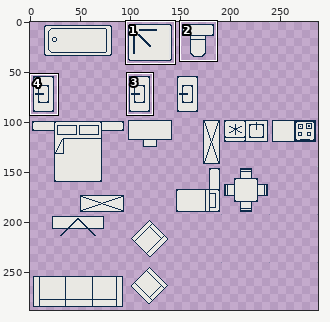
Pixel-art file -- Assets/Sprites/ase/furnitureTileset-sibtech.aseprite. Above, an overview of the earlier version with the close-up marked.
Close-up. First the earlier version:
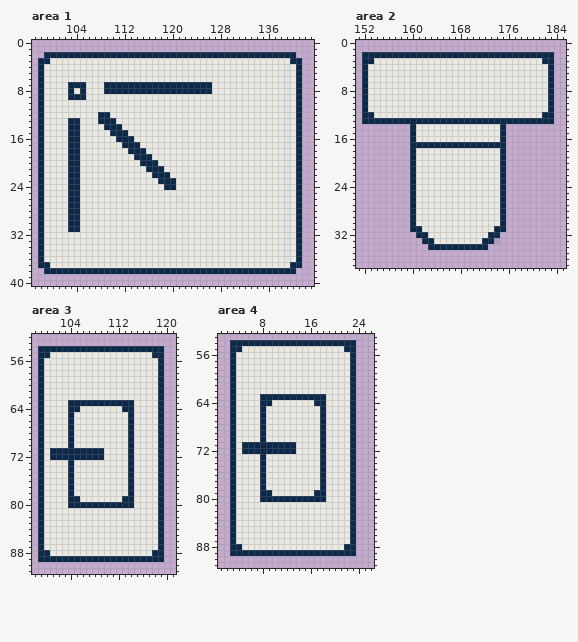
288x288 pixels, 1 frame. Pixels under 10% opacity are left out. Colours within 5 levels of each other are drawn and written as one. Shown: area 1: x 97..143, y 0..40; area 2: x 151..185, y 0..37; area 3: x 98..121, y 52..91; area 4: x 1..26, y 53..91. The commit also changed other parts of the picture, which this record leaves out.
New version:
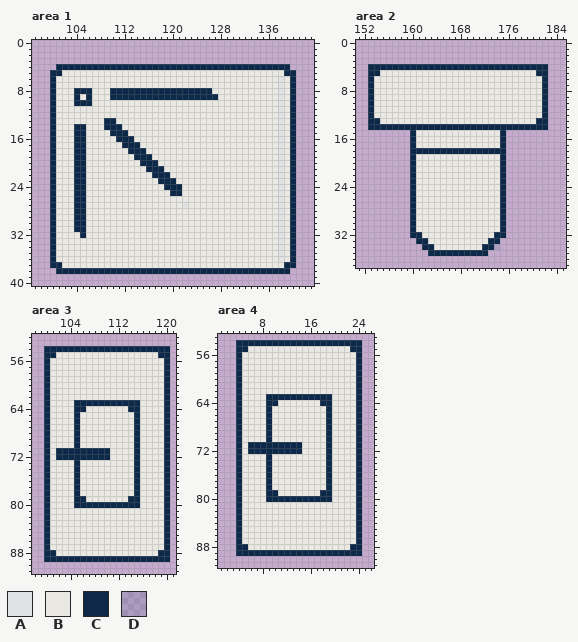
Palette (. is transparent): A #e1e2e3  B #e9e8e3  C #0c2949  D #3e5a802e
Edits made:
Area 1:
y 2: x 99..140 CCCCCCCCCCCCCCCCCCCCCCCCCCCCCCCCCCCCCCCCCC -> ..........................................
y 3: x 98..141 CCBBBBBBBBBBBBBBBBBBBBBBBBBBBBBBBBBBBBBBBBCC -> ............................................
y 4: x 98..141 CBBBBBBBBBBBBBBBBBBBBBBBBBBBBBBBBBBBBBBBBABC -> ...CCCCCCCCCCCCCCCCCCCCCCCCCCCCCCCCCCCCCCC..
y 5: x 98..101 CBBB -> ..CC; x 139..141 ABC -> CC.
y 6: x 98..100 CBB -> ..C; x 138..141 BABC -> ABC.
y 7: x 98..100 CBB -> ..C; x 103..105 CCC -> BBB; x 109..126 CCCCCCCCCCCCCCCCCC -> BBBBBBBBBBBBBBBBBB; x 138..141 BABC -> ABC.
y 8: x 98..100 CBB -> ..C; x 103..104 CB -> BC; x 106 B -> C; x 109 C -> B; x 138..141 BABC -> ABC.
y 9: x 98..100 CBB -> ..C; x 103 C -> B; x 105..106 CB -> BC; x 110..127 BBBBBBBBBBBBBBBBBB -> CCCCCCCCCCCCCCCCCC; x 138..141 BABC -> ABC.
y 10: x 98..100 CBB -> ..C; x 104..106 BBB -> CCC; x 138..141 BABC -> ABC.
y 11: x 98..100 CBB -> ..C; x 138..141 BABC -> ABC.
y 12: x 98..100 CBB -> ..C; x 108..109 CC -> BB; x 138..141 BABC -> ABC.
y 13: x 98..100 CBB -> ..C; x 103..104 CC -> BB; x 108 C -> B; x 138..141 BABC -> ABC.
y 14..23: x 98..100 CBB -> ..C; x 103 C -> B; x 105 B -> C; x 138..141 BABC -> ABC.
y 24: x 98..100 CBB -> ..C; x 103 C -> B; x 105 B -> C; x 121 B -> C; x 138..141 BABC -> ABC.
y 25: x 98..100 CBB -> ..C; x 103 C -> B; x 105 B -> C; x 120..121 BB -> CC; x 138..141 BABC -> ABC.
y 26: x 98..100 CBB -> ..C; x 103 C -> B; x 105 B -> C; x 121 A -> B; x 138..141 BABC -> ABC.
y 27: x 98..100 CBB -> ..C; x 103 C -> B; x 105 B -> C; x 122 B -> A; x 138..141 BABC -> ABC.
y 28..31: x 98..100 CBB -> ..C; x 103 C -> B; x 105 B -> C; x 138..141 BABC -> ABC.
y 32: x 98..100 CBB -> ..C; x 105 B -> C; x 138..141 BABC -> ABC.
y 33..36: x 98..100 CBB -> ..C; x 138..141 BABC -> ABC.
y 37: x 98..101 CCBB -> ..CC; x 139 B -> C; x 141 C -> .
y 38: x 99..100 CC -> ..; x 140 C -> .
Area 2:
y 2: x 152..183 CCCCCCCCCCCCCCCCCCCCCCCCCCCCCCCC -> ................................
y 3: x 152..183 CCBBBBBBBBBBBBBBBBBBBBBBBBBBBBCC -> ................................
y 4: x 152..183 CBBBBBBBBBBBBBBBBBBBBBBBBBBBBBBC -> .CCCCCCCCCCCCCCCCCCCCCCCCCCCCCC.
y 5: x 152..154 CBB -> .CC; x 181..183 BBC -> CC.
y 6..11: x 152..153 CB -> .C; x 182..183 BC -> C.
y 12: x 152 C -> .; x 183 C -> .
y 13: x 152 C -> .; x 155..180 CCCCCCCCCCCCCCCCCCCCCCCCCC -> BBBBBBBBBBBBBBBBBBBBBBBBBB; x 183 C -> .
y 14: x 153..159 ....... -> CCCCCCC; x 161..174 BBBBBBBBBBBBBB -> CCCCCCCCCCCCCC; x 176..182 ....... -> CCCCCCC
y 17: x 161..174 CCCCCCCCCCCCCC -> BBBBBBBBBBBBBB
y 18: x 161..174 BBBBBBBBBBBBBB -> CCCCCCCCCCCCCC
y 31: x 161 C -> B; x 174 C -> B
y 32: x 160 . -> C; x 162 C -> B; x 173 C -> B; x 175 . -> C
y 33: x 161 . -> C; x 163 C -> B; x 172 C -> B; x 174 D -> C
y 34: x 162 . -> C; x 164..171 CCCCCCCC -> BBBBBBBB; x 173..174 .. -> CD
y 35: x 163..172 .......... -> CCCCCCCCCC
Area 3:
y 54: x 99 C -> .; x 120 . -> C
y 55: x 99 C -> .; x 101 B -> C; x 118 C -> B; x 120 . -> C
y 56..62: x 99..100 CB -> .C; x 119..120 C. -> BC
y 63: x 99..100 CB -> .C; x 104 C -> B; x 115 B -> C; x 119..120 C. -> BC
y 64: x 99..100 CB -> .C; x 104 C -> B; x 106 B -> C; x 113 C -> B; x 115 B -> C; x 119..120 C. -> BC
y 65..70: x 99..100 CB -> .C; x 104..105 CB -> BC; x 114..115 CB -> BC; x 119..120 C. -> BC
y 71..72: x 99..101 CBC -> .CB; x 110 B -> C; x 114..115 CB -> BC; x 119..120 C. -> BC
y 73..78: x 99..100 CB -> .C; x 104..105 CB -> BC; x 114..115 CB -> BC; x 119..120 C. -> BC
y 79: x 99..100 CB -> .C; x 104 C -> B; x 106 B -> C; x 113 C -> B; x 115 B -> C; x 119..120 C. -> BC
y 80: x 99..100 CB -> .C; x 104 C -> B; x 115 B -> C; x 119..120 C. -> BC
y 81..87: x 99..100 CB -> .C; x 119..120 C. -> BC
y 88: x 99 C -> .; x 101 B -> C; x 118 C -> B; x 120 . -> C
y 89: x 99 C -> .; x 120 . -> C
Area 4:
y 54: x 3 C -> .; x 24 . -> C
y 55: x 3 C -> .; x 5 B -> C; x 22 C -> B; x 24 . -> C
y 56..62: x 3..4 CB -> .C; x 23..24 C. -> BC
y 63: x 3..4 CB -> .C; x 8 C -> B; x 19 B -> C; x 23..24 C. -> BC
y 64: x 3..4 CB -> .C; x 8 C -> B; x 10 B -> C; x 17 C -> B; x 19 B -> C; x 23..24 C. -> BC
y 65..70: x 3..4 CB -> .C; x 8..9 CB -> BC; x 18..19 CB -> BC; x 23..24 C. -> BC
y 71..72: x 3..5 CBC -> .CB; x 14 B -> C; x 18..19 CB -> BC; x 23..24 C. -> BC
y 73..78: x 3..4 CB -> .C; x 8..9 CB -> BC; x 18..19 CB -> BC; x 23..24 C. -> BC
y 79: x 3..4 CB -> .C; x 8 C -> B; x 10 B -> C; x 17 C -> B; x 19 B -> C; x 23..24 C. -> BC
y 80: x 3..4 CB -> .C; x 8 C -> B; x 19 B -> C; x 23..24 C. -> BC
y 81..87: x 3..4 CB -> .C; x 23..24 C. -> BC
y 88: x 3 C -> .; x 5 B -> C; x 22 C -> B; x 24 . -> C
y 89: x 3 C -> .; x 24 . -> C
